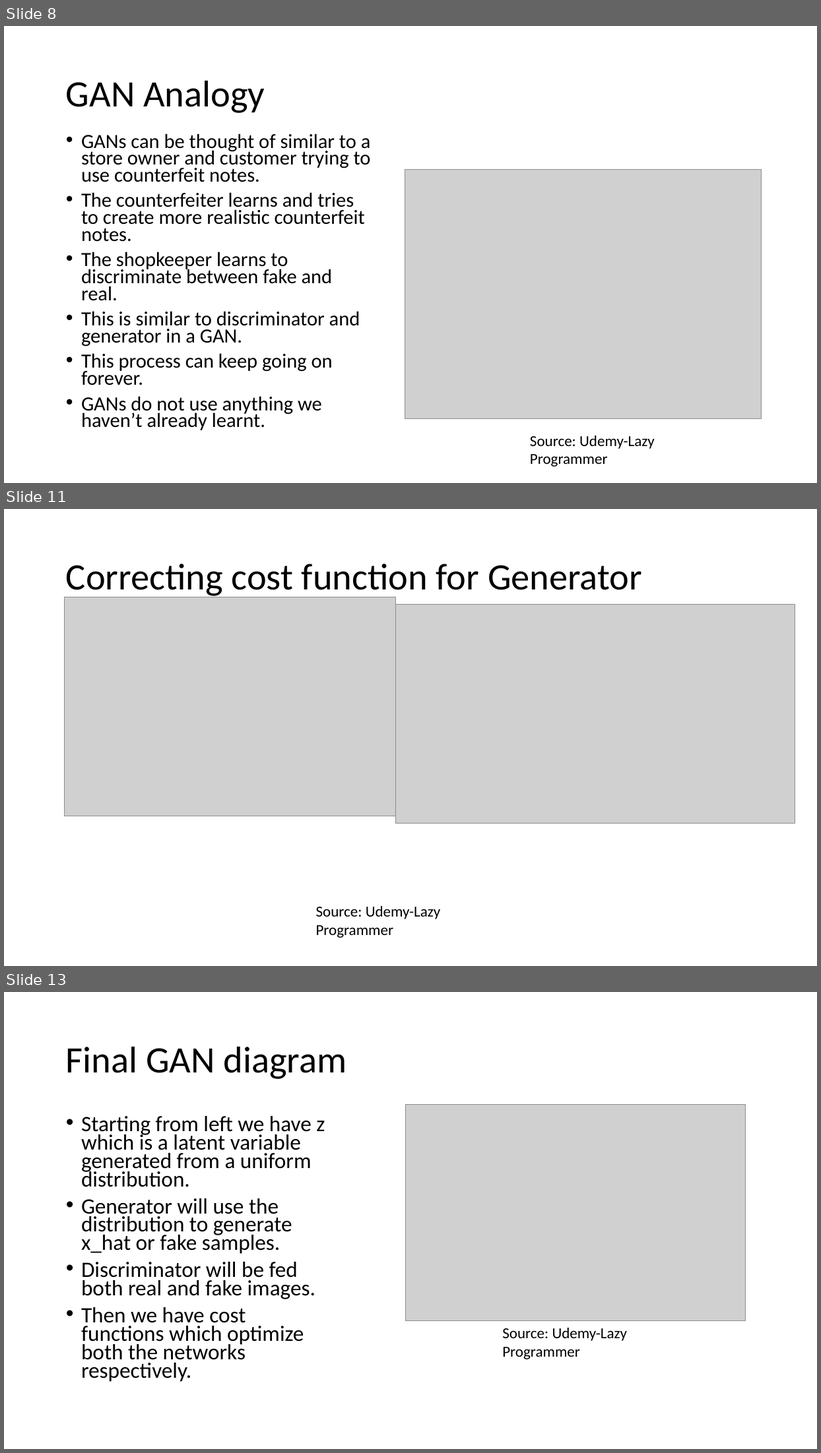
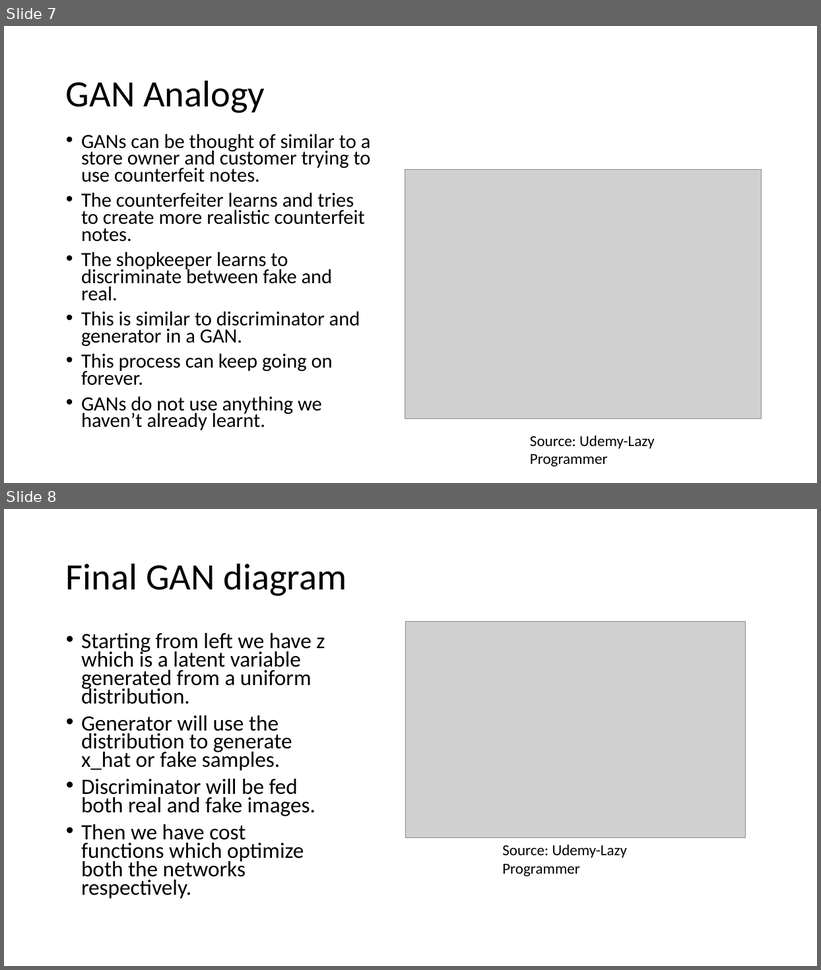
Before and after one commit to arunabh15091989/LighthouseLabs-LectureNotes, a slide deck: W9D3/GAN.pptx. Shown one above the other, each under a label of ours: slides 8, 11 and 13 before the commit, slides 7 and 8 after it; the slides between them are not shown. The pictures are 821x1453 and 821x970 pixels, drawn with LibreOffice and Linux fonts; fonts in the diff are those of the drawing; grey boxes stand for pictures. Boxes give left, top, right and bottom in pixels: in the first picture for what was removed or moved away, otherwise in the second. Text is boxed around its words. In the diff, an @@ line names an element or a change of style, - is before the commit and + after.

```diff
--- a/W9D3/GAN.pptx
+++ b/W9D3/GAN.pptx
@@ slide 11 removed at (4, 509, 817, 966), background #FFFFFF @@
@@ title removed at (66, 564, 642, 598) @@
-Correcting cost function for Generator
@@ picture removed at (64, 597, 395, 817) @@
@@ picture removed at (395, 604, 795, 823) @@
@@ text removed at (316, 906, 441, 938) @@
-Source: Udemy-Lazy Programmer
@@ what was slide 8 is now slide 7 @@
@@ what was slide 13 is now slide 8 @@
```
Also in this commit, not shown: 5 slides added, 8 other slides removed, 8 other files.
